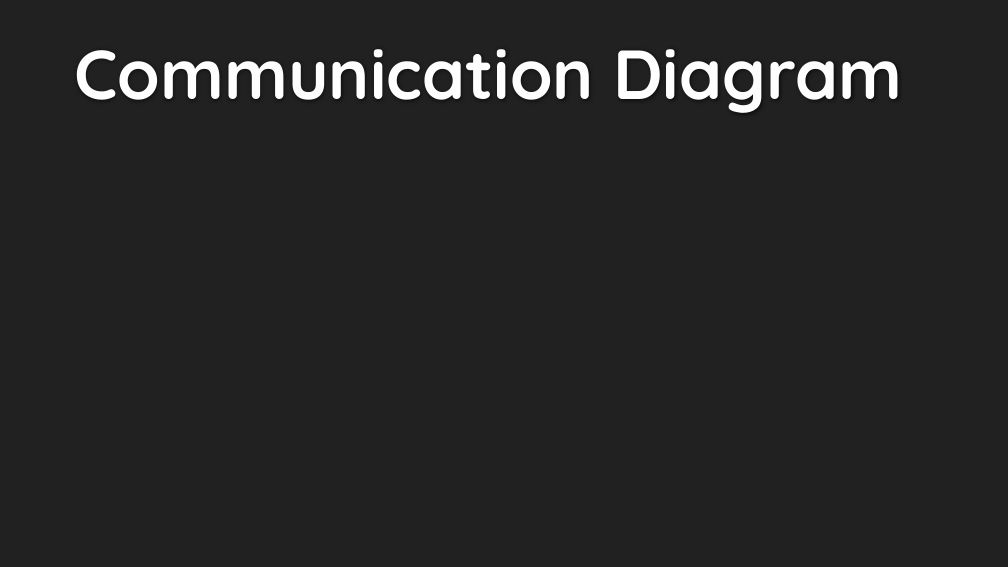
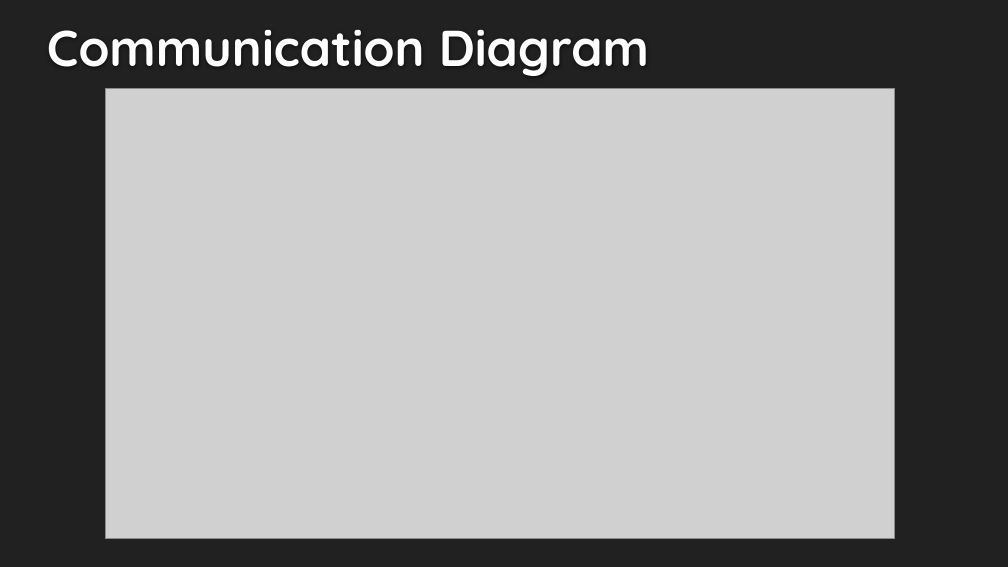
Before and after one commit to seans888/Thomas-n-Friends, a slide deck: slide 15 of Midterm-PPT.pptx (slide 11 before the commit). Drawn at 1008x567 pixels with LibreOffice and Linux fonts; fonts in the diff are those of the drawing; grey boxes stand for pictures; background and template pictures are left out. Boxes give left, top, right and bottom in pixels: in the first picture for what was removed or moved away, otherwise in the second. Text is boxed around its words. In the diff, an @@ line names an element or a change of style, - is before the commit and + after.

```diff
--- a/Midterm-PPT.pptx
+++ b/Midterm-PPT.pptx
@@ text "Communication Diagram": place and size @@
-text "Communication Diagram" at [75, 49, 902, 113]
+text "Communication Diagram" at [47, 29, 649, 76]
@@ text "Communication Diagram" at [47, 29, 649, 76]: size 66 to 48 pt @@
@@ picture added at [105, 88, 895, 538] @@
```
Also in this commit, not shown: 7 other slides changed, 4 slides added, 7 other files.
